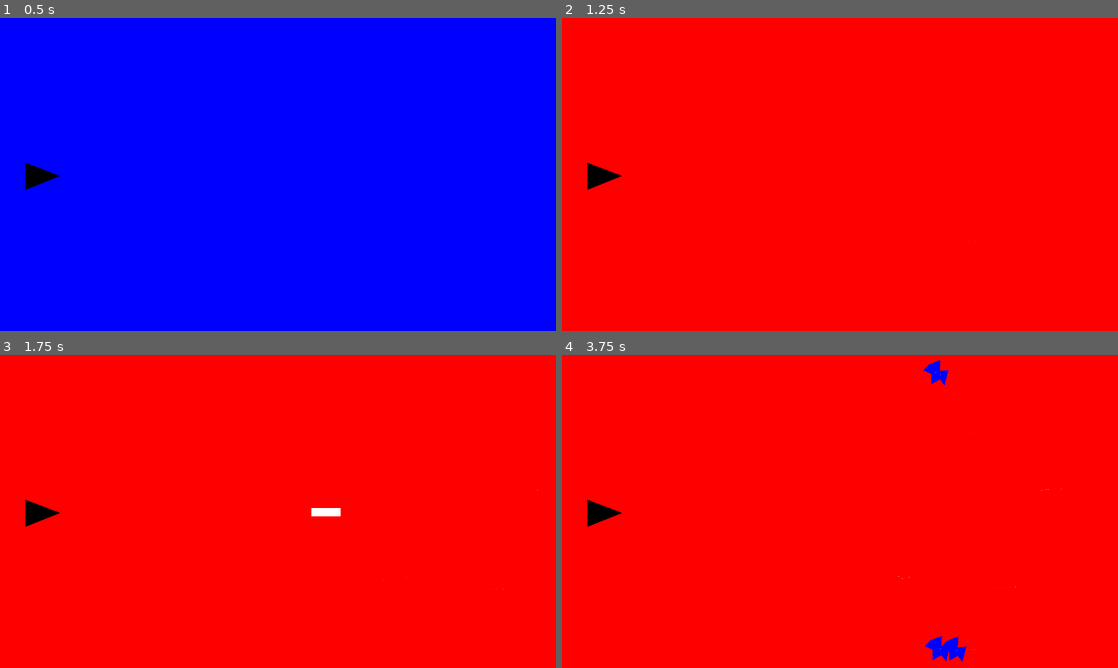
Above: before the commit, frames 1-4 (two rows, left to right).
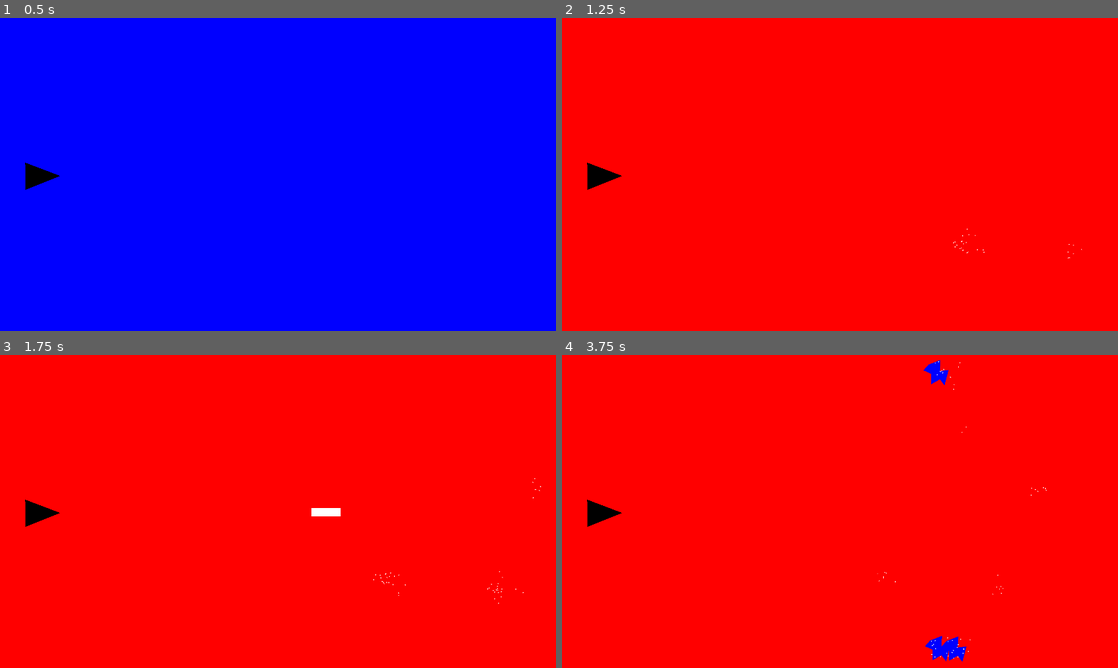
Above: after the commit, the same moments.

Repository: Yggdrasil938/Shattered
Game: Godot game, scene res://Debug Level.tscn
Two runs of this game, one before a commit and one after it. Both use one fixed random seed, a clock stepped at 60 frames per second and the inputs below.
Inputs:
- Up to frame 1 (0.5 s): no input
- Up to frame 2 (1.25 s): tap Enter at 0.5 s; hold Shift (ui_change_color) from 0.53 s (still down)
- Up to frame 3 (1.75 s): tap Space at 1.25 s; release Shift (ui_change_color) at 1.28 s; tap Shift (ui_change_color) at 1.35 s
- Up to frame 4 (3.75 s): hold Shift (ui_change_color) 2.03-2.78 s; tap Shift (ui_change_color) at 2.85 s; hold Shift (ui_change_color) from 3.53 s (still down)

Frame 1 is identical in both runs. In frame 2, less than 0.1% of the frame differs, in the area x 70-94%, y 67-77%; in frame 3, less than 0.1%; in frame 4, less than 0.1%, in the area x 56-90%, y 2-98%.

Commit message:
Increasing visibility on hidden particle effects. Particles only spawn when hidden. Set up a baseline director class for spawning enemies

Diff:
--- a/Chip.tscn
+++ b/Chip.tscn
@@ -1,6 +1,7 @@
-[gd_scene load_steps=3 format=3 uid="uid://dhyhrgad7kms3"]
+[gd_scene load_steps=4 format=3 uid="uid://dhyhrgad7kms3"]
 
 [ext_resource type="Script" path="res://chip.gd" id="1_vigw1"]
+[ext_resource type="Texture2D" uid="uid://x1wrl0umha20" path="res://particle.png" id="2_bdv3y"]
 
 [sub_resource type="CircleShape2D" id="CircleShape2D_3oiur"]
 radius = 57.85
@@ -19,10 +20,21 @@
 shape = SubResource("CircleShape2D_3oiur")
 
 [node name="CPUParticles2D" type="CPUParticles2D" parent="."]
-amount = 10
+amount = 20
+lifetime = 3.0
+speed_scale = 5.0
+texture = ExtResource("2_bdv3y")
 emission_shape = 1
-emission_sphere_radius = 6.95
+emission_sphere_radius = 36.69
+particle_flag_align_y = true
+spread = 180.0
 gravity = Vector2(0, 0)
+initial_velocity_min = 10.0
+initial_velocity_max = 20.0
+angular_velocity_min = 65.45
+angular_velocity_max = 145.45
+angle_min = -167.3
+angle_max = 167.3
 
 [connection signal="area_entered" from="." to="." method="_on_area_entered"]
 [connection signal="body_entered" from="." to="." method="_on_body_entered"]
--- a/Debug Level.tscn
+++ b/Debug Level.tscn
@@ -1,9 +1,22 @@
-[gd_scene load_steps=5 format=3 uid="uid://cshnirvr0flf3"]
+[gd_scene load_steps=6 format=3 uid="uid://cshnirvr0flf3"]
 
 [ext_resource type="Script" path="res://Debug Level.gd" id="1_jrgxa"]
 [ext_resource type="Script" path="res://canvas_layer_2.gd" id="2_nkjbn"]
 [ext_resource type="Script" path="res://player.gd" id="3_wnehk"]
 [ext_resource type="Script" path="res://pane_layer.gd" id="4_m5x1l"]
+
+[sub_resource type="GDScript" id="GDScript_qmlnk"]
+script/source = "extends Node2D
+
+# Called when the node enters the scene tree for the first time.
+func _ready() -> void:
+	pass # Replace with function body.
+
+
+# Called every frame. 'delta' is the elapsed time since the previous frame.
+func _process(delta: float) -> void:
+	pass
+"
 
 [node name="Debug Level" type="Node2D" groups=["levels"]]
 position = Vector2(4, 6)
@@ -15,6 +28,21 @@
 
 [node name="Combat Layer" type="CanvasLayer" parent="." groups=["Combat Layer"]]
 script = ExtResource("2_nkjbn")
+
+[node name="Director Parent" type="Node2D" parent="Combat Layer"]
+script = SubResource("GDScript_qmlnk")
+
+[node name="Slow Director" type="Node2D" parent="Combat Layer/Director Parent"]
+
+[node name="Spawn Timer" type="Timer" parent="Combat Layer/Director Parent/Slow Director"]
+wait_time = 10.0
+autostart = true
+
+[node name="Fast Director" type="Node2D" parent="Combat Layer/Director Parent"]
+
+[node name="Spawn Timer" type="Timer" parent="Combat Layer/Director Parent/Fast Director"]
+wait_time = 2.0
+autostart = true
 
 [node name="CharacterBody2D" type="CharacterBody2D" parent="Combat Layer" groups=["player"]]
 use_parent_material = true
--- a/chip.gd
+++ b/chip.gd
@@ -23,12 +23,17 @@
 	var color_str = current_pane._convert_int_to_color(spawn_color)
 	get_child(0).set_color(color_str)
 	e_color = spawn_color
+	_check_layer_color()
 	print (color_str)
 	print(e_color)
 	pass
 
 func _check_layer_color () -> void:
 	layer_color = current_pane.pane_color_index
+	if layer_color == e_color:
+		get_node("CPUParticles2D").emitting = true
+	else:
+		get_node("CPUParticles2D").emitting = false
 	pass
 
 
--- /dev/null
+++ b/director_parent.gd
@@ -0,0 +1,38 @@
+extends Node2D
+@export var d_spawn_area : Rect2
+@export var d_credits : float
+@export var d_credit_rate :float
+var d_deck_dict = {}
+
+@onready var d_spawn_timer : Node = get_node("Spawn Timer")
+
+func _get_decks(m_deck: Dictionary, r_deck: Dictionary, h_deck: Dictionary, mi_deck: Dictionary) -> void:
+	d_deck_dict = {
+		"m" : m_deck,
+		"r" : r_deck,
+		"h" : h_deck,
+		"mi" : mi_deck
+	}
+
+	pass
+
+#func _group_lottery(e_deck : Dictionary) -> Dictionary:
+	#var enemy = _enemy_lottery(e_deck)
+	#return enemy
+	#
+#func _enemy_lottery(e_group : Dictionary) -> Array:
+	#
+	#return e_group[""]
+
+
+# Called when the node enters the scene tree for the first time.
+func _ready() -> void:
+
+	pass # Replace with function body.
+
+
+# Called every frame. 'delta' is the elapsed time since the previous frame.
+func _process(delta: float) -> void:
+	#if d_spawn_timer.is_stopped():
+		#var e_wave = _group_lottery(d_deck_dict)
+	pass
--- a/pane_layer.gd
+++ b/pane_layer.gd
@@ -58,5 +58,6 @@
 		if pane_color_index > pane_set_size - 1 :
 			pane_color_index = 0 # Increments the pane index, if the index size is out of bounds reset to 0
 		_change_pane(pane_color_index)
+		get_tree().call_group("enemies", "_check_layer_color")
 		pane_cooldown.start(1)
 	pass
--- a/project.godot
+++ b/project.godot
@@ -29,6 +29,7 @@
 bullets=""
 levels=""
 player=""
+"spawn timer"=""
 
 [input]
 
Binary file added: particle.png
Not shown, added: particle.png.import
